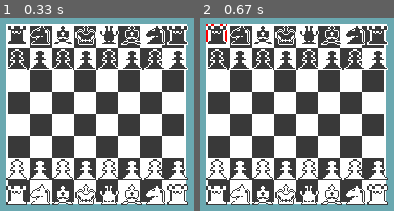
Above: before the commit, frames 1-2 (left to right).
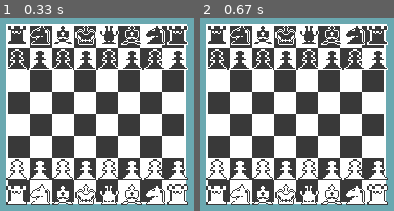
Above: after the commit, the same moments.

Repository: solisedwin/PygameChess
Game: pygame game, started from start_game.py
Same seed, same stepped clock (60 frames per second), same inputs: the game is played once before the commit and once after it.
Inputs (mouse positions are in pixels of both pictures, inside the frame that each line leads up to):
- Up to frame 1 (0.33 s): no input
- Up to frame 2 (0.67 s): click (215, 33) at 0.38 s

Frame 1 is identical in both runs. In frame 2, 0.2% of the frame differs, in the area x 3-14%, y 3-13%.

Commit message:
Correctly switch back and forth from white player to black player

Diff:
--- a/game_play/game.py
+++ b/game_play/game.py
@@ -17,27 +17,24 @@
 
 	def get_clicked_choosen_piece(self, screen , pos, chess_piece):
 
-		if not self.current_player.turn:
-			return None
-
 		if not chess_piece.rect.collidepoint(pos):
 			return None
 
-		if isinstance(chess_piece , ChessPiece ) and self.current_player.piece_clicked is None:
+		has_intital_piece = self.current_player.piece_clicked is not None
+
+		if isinstance(chess_piece , ChessPiece) and chess_piece.color.strip() == self.current_player.color.strip():
 			chess_piece.draw_red_border(screen)
-			self.current_player.piece_clicked =  chess_piece
 			print('Clicked on piece: ' + str(chess_piece.name))
 			return chess_piece
 
 		#Second click to tell the player which piece to capture.
-		elif isinstance(chess_piece , ChessPiece) and self.current_player.piece_clicked is not None:
-			print('Clicked on 2nd piece to capture')
+		elif isinstance(chess_piece , ChessPiece) and chess_piece.color.strip() == self.current_player.color.strip():
+			print('Clicked on 2nd piece to capture. ' + chess_piece.name)
 			return chess_piece
 
 		#Second click to tell the player where to move the chess piece. Where its an empty space in this situation
-		elif isinstance(chess_piece , EmptySpace) and self.current_player.piece_clicked is not None:
-			print('Clicked on empty space to move piece !!!!')
-			return chess_piece
+		elif isinstance(chess_piece , EmptySpace) and has_intital_piece:
+			return True
 		else:
 			return None
 
--- a/game_play/player.py
+++ b/game_play/player.py
@@ -1,13 +1,9 @@
-
 
 
 class Player(object):
-
-	def __init__(self, name = '', color = None, turn  = None, piece_clicked = None, pieces_captured  = [], won = False):
-
+	def __init__(self, name = '', color = None, piece_clicked = None, pieces_captured  = [], won = False):
 		self.name = name
 		self.color = color
-		self.turn = turn
 		self.piece_clicked = piece_clicked
 		self.pieces_captured = pieces_captured
 		self.won = False
--- a/gui_setup/piece.py
+++ b/gui_setup/piece.py
@@ -143,7 +143,6 @@
 				upper_left_decrement = 1
 				while True:
 					if piece_xpos - upper_left_decrement == destination_xpos and piece_ypos - upper_left_decrement == destination_ypos:
-						print('is true x')
 						return True
 					#Out of bounds on the left
 					if piece_xpos - upper_left_decrement == 0 or piece_ypos - upper_left_decrement  == 0:
@@ -156,7 +155,6 @@
 				while True:
 					#Out of bounds
 					if piece_xpos - upper_right_increment == destination_xpos and piece_ypos + upper_right_increment == destination_ypos:
-						print('is true 2')
 						return True
 					if piece_xpos - upper_right_increment == 0  or piece_ypos + upper_right_increment == 7:
 						break
@@ -189,11 +187,7 @@
 
 		else:
 			print('~~ Not a valid bishop move')
-
-
-		#Not valid bishop move
-		print('~~ Not valid bishop move')
-		return False
+			return False
 
 
 
@@ -242,6 +236,10 @@
 	def __init__(self , **kwargs):
 		super(Queen, self).__init__(**kwargs)
 
+
+	def valid_moves(self, chess_board, destination_piece):
+		piece_xpos , piece_ypos = self.board_position[0] ,self.board_position[1]
+		destination_xpos , destination_ypos = destination_piece.board_position[0] , destination_piece.board_position[1]
 
 
 class EmptySpace(pygame.sprite.Sprite):
--- a/start_game.py
+++ b/start_game.py
@@ -4,7 +4,7 @@
 import sys
 from game_play.player import Player
 from game_play.game import GamePlay
-
+import copy
 
 WHITE = (255, 255, 255)
 RED = (255, 0, 0)
@@ -31,21 +31,26 @@
 
 					if game_play.get_clicked_choosen_piece(screen, pos, chess_piece_sprite) is not None:
 
+						print("Current player color: " + str(game_play.current_player.color))
 						#First time clicking a piece
 						if game_play.current_player.piece_clicked is None:
 							game_play.current_player.piece_clicked = chess_piece_sprite
 							break
 						#Second time player clicked to tell the piece where to move
 						elif game_play.validate_piece_move(chess_piece_sprite):
-
 							screen.fill( (106, 168, 176))
 							screen.blit(chess_board_image , (90,150) )
 							new_empty_space = game_play.move_piece(chess_piece_sprite)
 
 							#new_empty_space.draw_green_border(screen)
 							screen.blit(new_empty_space.image ,  new_empty_space.rect )
+							game_play.current_player.piece_clicked = None
+
+							#Swap player turn
+							game_play.current_player = game_play.player1 if game_play.current_player.color == "black" else game_play.player2
+							print('Switching to player: ' + game_play.current_player.color)
+							print('-' * 30)
 							break
-							#game_play.current_player = game_play.player1 if game_play.current_player.name == "Black" else game_play.player2
 
 						else:
 							continue
@@ -67,11 +72,10 @@
 
 		clock = Clock()
 
-		white_player = Player('Edwin', 'White', True, None , [], False)
-		black_player = Player('Kayne', 'Black', False, None , [], False)
+		white_player = Player(name = 'Edwin', color = 'white', piece_clicked =  None , pieces_captured =  [], won =  False)
+		black_player = Player(name = 'Kayne', color = 'black', piece_clicked = None , pieces_captured = [], won = False)
 
-		current_player = white_player
-		game_play_obj = GamePlay(chess_board = chess_board, chess_sprites = all_sprites, player1 =  white_player , player2 = black_player)
+		game_play = GamePlay(chess_board = chess_board, chess_sprites = all_sprites, player1 =  white_player , player2 = black_player)
 
 
 		chess_board_image = chess_settings.get_main_board_image()
@@ -80,10 +84,10 @@
 		while True:
 
 			clock.tick(30)
-			self.handle_events(game_play_obj.chess_sprites, screen, game_play_obj , chess_board_image)
+			self.handle_events(all_sprites, screen, game_play , chess_board_image)
 
 			# *after* drawing everything
-			game_play_obj.chess_sprites.draw(screen)
+			game_play.chess_sprites.draw(screen)
 			pygame.display.update()
 
 
